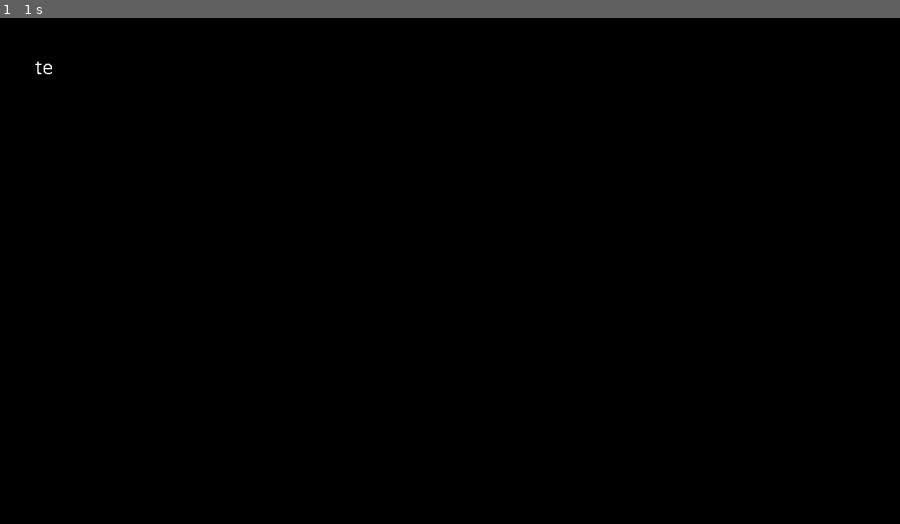
Above: before the commit, frame 1.
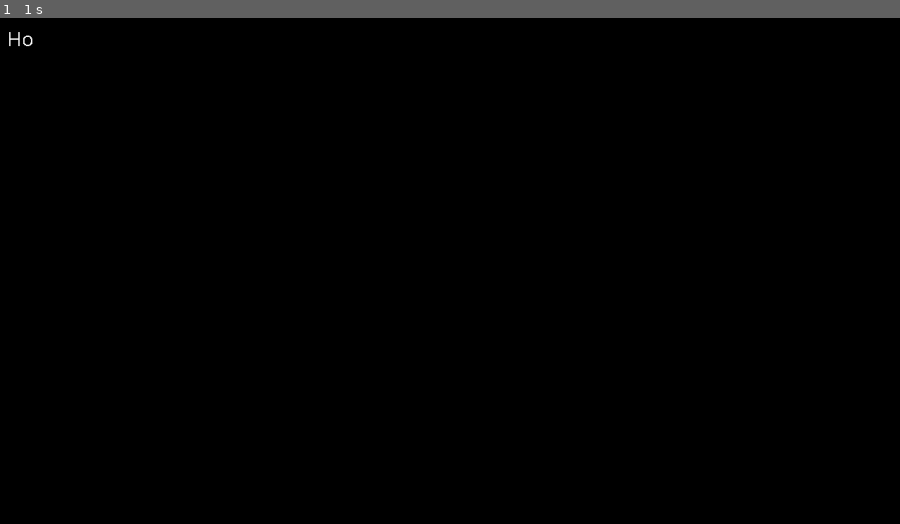
Above: after the commit, the same moment.

Repository: wadsworj/py_vid_generator
Game: pygame game, started from main.py
Same seed, same stepped clock (60 frames per second), same inputs: the game is played once before the commit and once after it.
Inputs:
- Up to frame 1 (1 s): no input

The runs differ from the first frame. In frame 1, less than 0.1% of the frame differs, in the area x 1-6%, y 2-12%.

Commit message:
pass font size and font type in via data file

Diff:
--- a/config.py
+++ b/config.py
@@ -3,4 +3,4 @@
 GREEN = (0, 255, 0)
 RED = ( 255, 0, 0)
 
-FRAME_RATE = 20
+FRAME_RATE = 24
--- a/elements/textElement.py
+++ b/elements/textElement.py
@@ -6,7 +6,7 @@
 
 
 class TextElement:
-    def __init__(self, name, text, position, bounding_box, duration):
+    def __init__(self, name, text, position, bounding_box, duration, font_size, font_type):
         self.name = name
         self.video = None
         self.position = position
@@ -14,13 +14,15 @@
         self.duration = duration
         self.bounding_box = bounding_box
         self.count = 0
+        self.font_size = font_size
+        self.font_type = font_type
 
     def render(self, screen):
         length = len(self.text)
 
-        current = math.floor(self.count * (length) / (self.duration * config.FRAME_RATE))
+        current = math.floor(self.count * length / (self.duration * config.FRAME_RATE))
 
-        my_font = pygame.font.SysFont('Comic Sans MS', 30)
+        my_font = pygame.font.SysFont(self.font_type, self.font_size)
         text_surface = my_font.render(self.text[0:current], False, config.WHITE)
         screen.blit(text_surface, self.position)
         self.count = self.count + 1
--- a/main.py
+++ b/main.py
@@ -1,3 +1,5 @@
+import json
+
 import pygame, sys, os
 import pygame.camera
 from pygame.locals import *
@@ -11,15 +13,37 @@
 pygame.camera.init()
 pygame.font.init()  # you have to call this at the start,
 
-video = Video("test", (1280, 720))
 
-scene = Scene("test", 0)
+# scene = Scene("test", 0)
 
 #def __init__(self, name, text, position, bounding_box, duration):
-text_element = TextElement("first", "text test", (50,50), (400, 700), 3)
+# text_element = TextElement("first", "text test", (50,50), (400, 700), 3)
 
-scene.add_element(text_element)
+# scene.add_element(text_element)
 
-video.add_scene(scene)
+# video.add_scene(scene)
+
+# video.render()
+
+with open('videoScripts/rabinKarp.json') as data_file:
+    data = json.load(data_file)
+
+video = Video(data["name"], data["resolution"])
+
+for data_scene in data["scenes"]:
+    scene = Scene(data_scene["scene_name"], data_scene["scene_index"])
+    for data_element in data_scene["elements"]:
+        # def __init__(self, name, text, position, bounding_box, duration):
+        element = TextElement(data_element["name"],
+                              data_element["text"],
+                              data_element["position"],
+                              data_element["bounding_box"],
+                              data_element["duration"],
+                              data_element["font_size"],
+                              data_element["font_type"])
+
+        scene.add_element(element)
+
+    video.add_scene(scene)
 
 video.render()
--- a/videoScripts/rabinKarp.json
+++ b/videoScripts/rabinKarp.json
@@ -1,5 +1,6 @@
 {
   "name" : "rubin-kahn",
+  "resolution" : [1280, 720],
   "scenes" :
   [
     {
@@ -13,7 +14,9 @@
           "text" : "How to find 'ell' in the string",
           "position" :  [10, 10],
           "bounding_box" : [10, 10],
-          "duration" : 10
+          "duration" : 10,
+          "font_size" : 30,
+          "font_type" : "Comic Sans MS"
         }
       ]
     }
